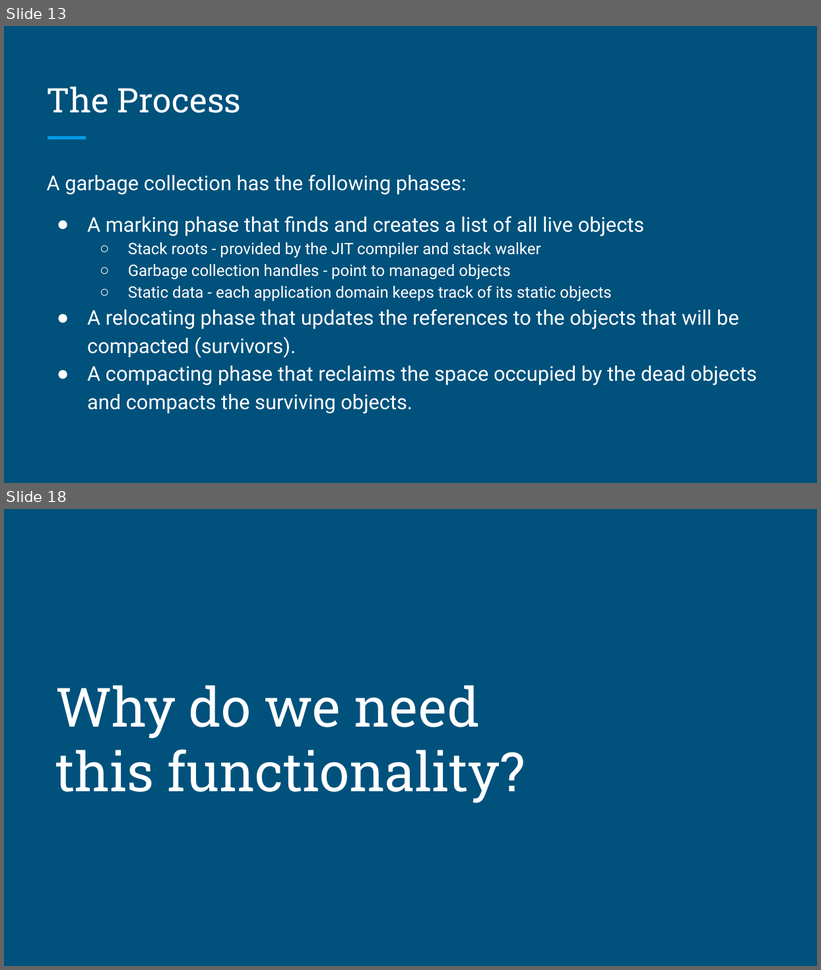
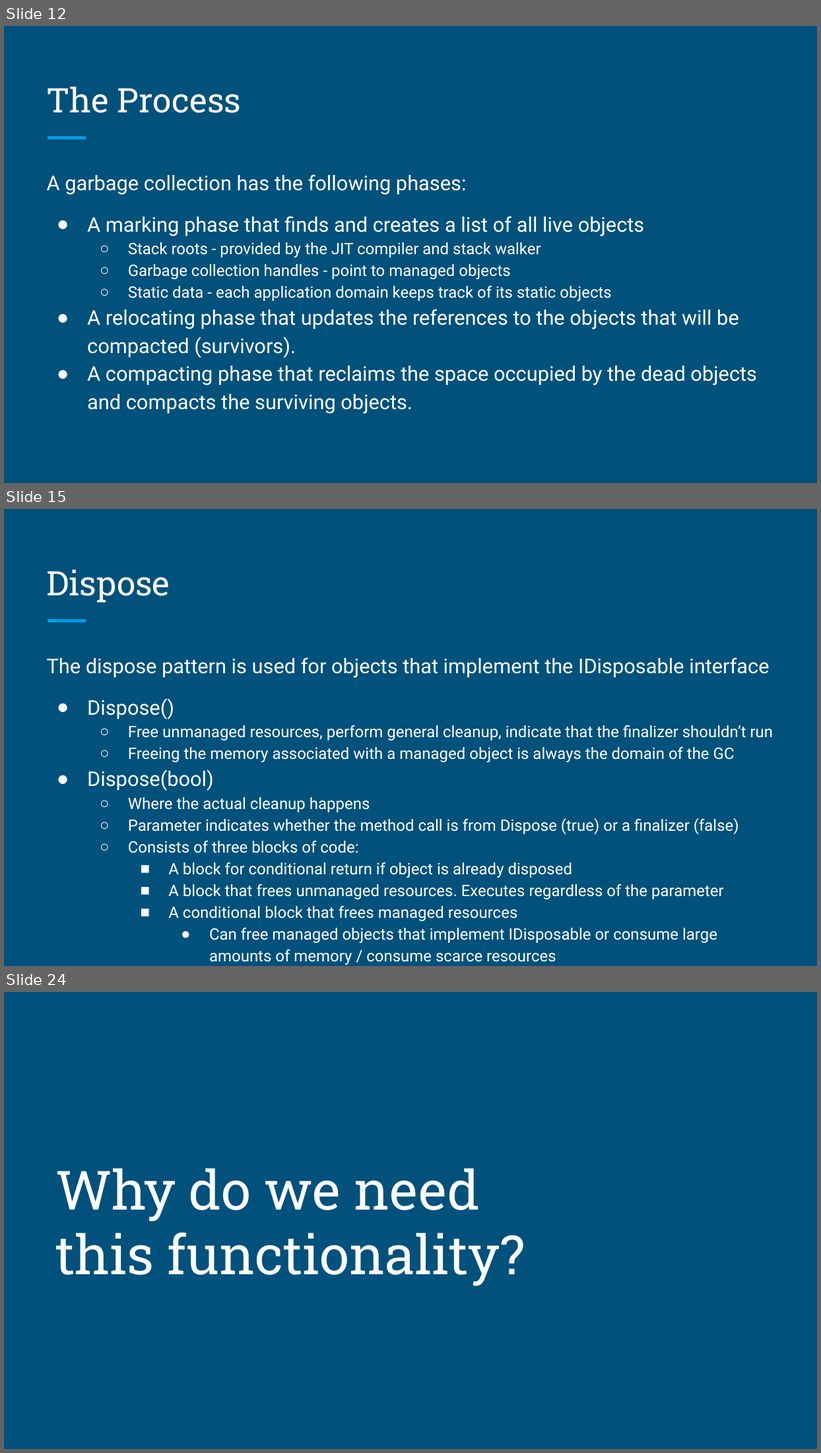
Before and after one commit to lskshastry/Garbage-Collection-and-Disposal-in-C-, a slide deck: Disposal and Garbage Collection.pptx. Shown one above the other, each under a label of ours: slides 13 and 18 before the commit, slides 12, 15 and 24 after it; the slides between them are not shown. The pictures are 821x970 and 821x1453 pixels, drawn with LibreOffice and Linux fonts; fonts in the diff are those of the drawing. Boxes give left, top, right and bottom in pixels: in the first picture for what was removed or moved away, otherwise in the second. Text is boxed around its words. In the diff, an @@ line names an element or a change of style, - is before the commit and + after.

```diff
--- a/Disposal and Garbage Collection.pptx
+++ b/Disposal and Garbage Collection.pptx
@@ slide 15 added at (x1=4, y1=509, x2=817, y2=966), background #00517C; not listed: 1 template element that a slide beside it also shows @@
@@ title added at (x1=47, y1=570, x2=170, y2=603), 30 pt, text #FFFFFF @@
+Dispose
@@ text added at (x1=47, y1=657, x2=774, y2=965), 14 pt, text #FFFFFF @@
+The dispose pattern is used for objects that implement the IDisposable interface
+● Dispose()
+  ○ Free unmanaged resources, perform general cleanup, indicate that the finalizer shouldn’t run
+  ○ Freeing the memory associated with a managed object is always the domain of the GC
+● Dispose(bool)
+  ○ Where the actual cleanup happens
+  ○ Parameter indicates whether the method call is from Dispose (true) or a finalizer (false)
+  ○ Consists of three blocks of code:
+    ■ A block for conditional return if object is already disposed
+    ■ A block that frees unmanaged resources. Executes regardless of the parameter
+    ■ A conditional block that frees managed resources
+      ● Can free managed objects that implement IDisposable or consume large amounts of memory / consume scarce resources
@@ what was slide 13 is now slide 12 @@
@@ what was slide 18 is now slide 24 @@
```
Also in this commit, not shown: 2 slides changed, 12 other slides added, 6 slides removed, 1 other file.
